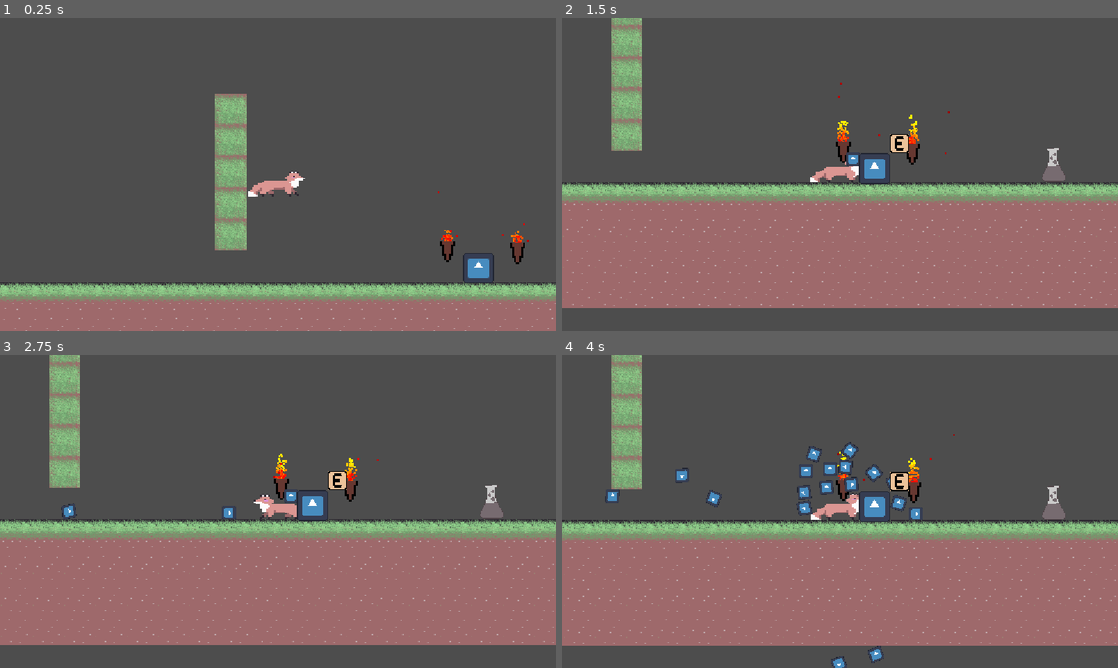
Above: before the commit, frames 1-4 (two rows, left to right).
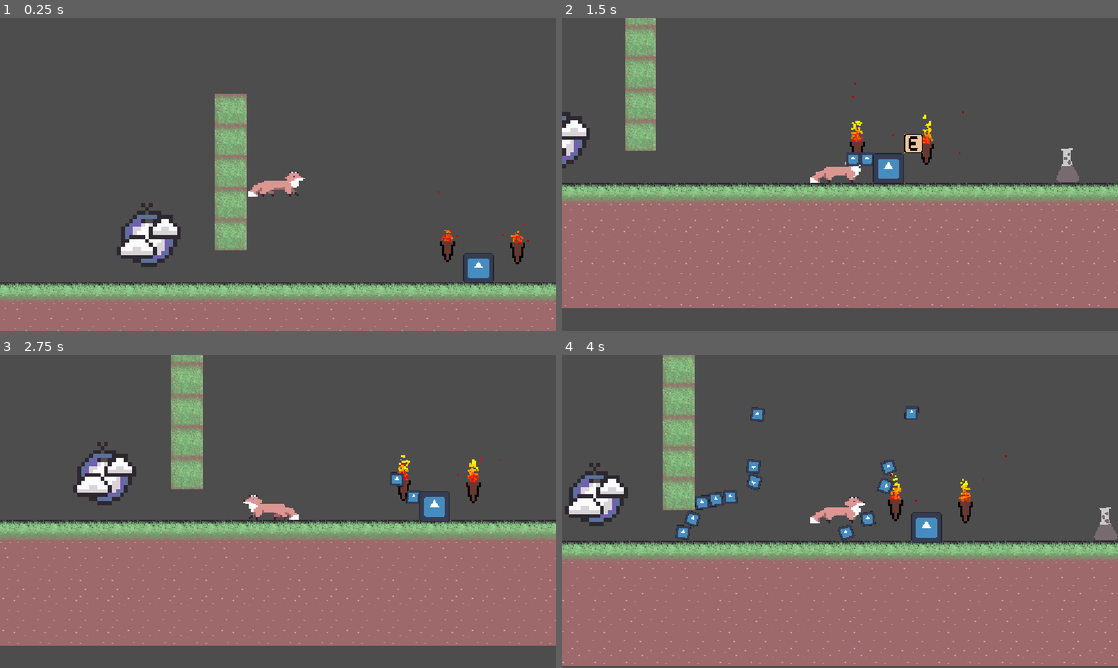
Above: after the commit, the same moments.

Repository: skueee/jame-gam-26
Game: Godot game, scene res://main.tscn
The game is run twice, just before and just after one commit, with the same random seed, the same clock (stepped at 60 frames per second) and the same inputs. The engine's default icon, where the game draws it, is replaced by a stand-in: a white triangle on a blue panel in a dark square.
Inputs (mouse positions are in pixels of both pictures, inside the frame that each line leads up to):
- Up to frame 1 (0.25 s): no input
- Up to frame 2 (1.5 s): tap Enter at 0.5 s; move the mouse to (962, 158) at 0.52 s; hold Right (right) from 0.53 s (still down); tap Shift (bridge) at 0.6 s; click (962, 158) at 0.67 s; tap Up (up) at 0.77 s; tap Q (throw) at 0.8, 1.35 s; move the mouse to (728, 190) at 1.27 s
- Up to frame 3 (2.75 s): tap Up (up) at 1.52 s; tap Shift (bridge) at 1.55, 2.1 s; move the mouse to (333, 442) at 2.02 s; release Right (right) at 2.03 s; hold Left (left) from 2.03 s (still down); tap Q (throw) at 2.3 s
- Up to frame 4 (4 s): move the mouse to (812, 574) at 2.77 s; release Left (left) at 2.78 s; hold Right (right) from 2.78 s (still down); tap Space (continue) at 2.85 s; click (812, 574) at 2.92 s; tap Up (up) at 3.02, 3.77 s; tap Shift (bridge) at 3.05 s; move the mouse to (1006, 558) at 3.52 s; tap Down (shield) at 3.6 s; tap Q (throw) at 3.8 s

The runs differ from the first frame. In frame 1, 1.5% of the frame differs, in the area x 21-33%, y 59-80%; in frame 2, 7.7%; in frame 3, 12%; in frame 4, 29%, in the area x 0-100%, y 0-100%.

Commit message:
cloud potion yay

Diff:
--- /dev/null
+++ b/cloudpotion.tscn
@@ -0,0 +1,30 @@
+[gd_scene format=3 uid="uid://5mxqg4igecw4"]
+
+[ext_resource type="Texture2D" uid="uid://cjvvujjkivana" path="res://cloudpotion.png" id="1_c3d1n"]
+
+[sub_resource type="GDScript" id="GDScript_wmg3h"]
+script/source = "extends Area2D
+
+
+func _on_body_entered(body: Node2D) -> void:
+	if body.name == \"player\":
+		body.enable_bridge()
+		queue_free()
+"
+
+[sub_resource type="CircleShape2D" id="CircleShape2D_tsws6"]
+radius = 15.0
+
+[node name="Cloud_Potion" type="Area2D" unique_id=1880108381]
+script = SubResource("GDScript_wmg3h")
+
+[node name="Sprite2D" type="Sprite2D" parent="." unique_id=1430926182]
+position = Vector2(1.9073486e-06, 1.9073486e-06)
+scale = Vector2(2.0625, 2.0625)
+texture = ExtResource("1_c3d1n")
+
+[node name="CollisionShape2D" type="CollisionShape2D" parent="." unique_id=1622333489]
+position = Vector2(0, 1)
+shape = SubResource("CircleShape2D_tsws6")
+
+[connection signal="body_entered" from="." to="." method="_on_body_entered"]
--- a/main.tscn
+++ b/main.tscn
@@ -9,6 +9,7 @@
 [ext_resource type="PackedScene" uid="uid://b4mxlk2it25gx" path="res://torch.tscn" id="5_lquwl"]
 [ext_resource type="PackedScene" uid="uid://dhceoonaopdoa" path="res://assets/potion/potion.tscn" id="6_7mycd"]
 [ext_resource type="PackedScene" uid="uid://cja51vxeisg5k" path="res://dropzone.tscn" id="7_272bh"]
+[ext_resource type="PackedScene" uid="uid://5mxqg4igecw4" path="res://cloudpotion.tscn" id="10_4c57u"]
 
 [sub_resource type="TileSetAtlasSource" id="TileSetAtlasSource_kek77"]
 texture = ExtResource("2_5vw27")
@@ -75,9 +76,16 @@
 [node name="Dropzone" parent="." unique_id=12974247 instance=ExtResource("7_272bh")]
 position = Vector2(61, 279)
 
-[node name="enemy" parent="." unique_id=1733318048 instance=ExtResource("3_kek77")]
-position = Vector2(948, 7)
-
 [node name="player" parent="." unique_id=1888012525 instance=ExtResource("1_ig7tw")]
 
-[editable path="enemy"]
+[node name="enemy" parent="." unique_id=1733318048 instance=ExtResource("3_kek77")]
+position = Vector2(1049, 10)
+
+[node name="Cloud_Potion" parent="." unique_id=1880108381 instance=ExtResource("10_4c57u")]
+position = Vector2(351, -91)
+
+[node name="Cloud_Potion2" parent="." unique_id=1642128399 instance=ExtResource("10_4c57u")]
+position = Vector2(-67, 57)
+
+[node name="Cloud_Potion3" parent="." unique_id=2132586286 instance=ExtResource("10_4c57u")]
+position = Vector2(653, -87)
--- a/player.gd
+++ b/player.gd
@@ -19,26 +19,35 @@
 var last_direction := 1
 var direction := 1.0
 var jump := false
-var can_bridge_throw = true
+var can_throw = true
 var can_shield = true
+var can_bridge = false
 
-@onready var bridge_throw_timer = $Timer
+@onready var throw_timer = $Timer
 @onready var shield_timer = $Timer2
+@onready var bridge_timer: Timer = $Timer3
 
 
 func _ready() -> void:
-	bridge_throw_timer.wait_time = bridge_throw_cd
-	bridge_throw_timer.timeout.connect(allow)
-	bridge_throw_timer.start()
+	throw_timer.wait_time = bridge_throw_cd
+	throw_timer.timeout.connect(allow)
+	throw_timer.start()
 	shield_timer.timeout.connect(allow_shield)
+	bridge_timer.timeout.connect(disable_bridge)
 
+func enable_bridge():
+	can_bridge = true
+	bridge_timer.start()
+
+func disable_bridge():
+	can_bridge = false
 
 func allow_shield():
 	can_shield = true
 
 
 func allow():
-	can_bridge_throw = true
+	can_throw = true
 
 
 func _physics_process(_delta: float) -> void:
@@ -66,10 +75,10 @@
 
 func bridge():
 	if Input.is_action_just_pressed("bridge"):
-		if not can_bridge_throw:
+		if not can_bridge:
 			return
-		can_bridge_throw = false
-		bridge_throw_timer.start()
+
+
 		var bridgeable: PackedScene = load("res://bridgeable.tscn")
 		var bridge_instance: RigidBody2D = bridgeable.instantiate()
 		bridge_instance.global_position = Vector2(global_position.x, global_position.y + 10)
@@ -81,10 +90,10 @@
 
 func attack():
 	if Input.is_action_just_pressed("throw"):
-		if not can_bridge_throw:
+		if not can_throw:
 			return
-		can_bridge_throw = false
-		bridge_throw_timer.start()
+		can_throw = false
+		throw_timer.start()
 		var throwable: PackedScene = load("res://throwable.tscn")
 		var potion: RigidBody2D = throwable.instantiate()
 		potion.global_position = Vector2(global_position.x - (0 if last_direction == 1 else 5), global_position.y -3)
--- a/player.tscn
+++ b/player.tscn
@@ -84,3 +84,6 @@
 
 [node name="Timer2" type="Timer" parent="." unique_id=80709999]
 wait_time = 5.0
+
+[node name="Timer3" type="Timer" parent="." unique_id=1958093591]
+wait_time = 20.0
Binary file added: cloudpotion.png
Not shown, added: cloudpotion.png.import
